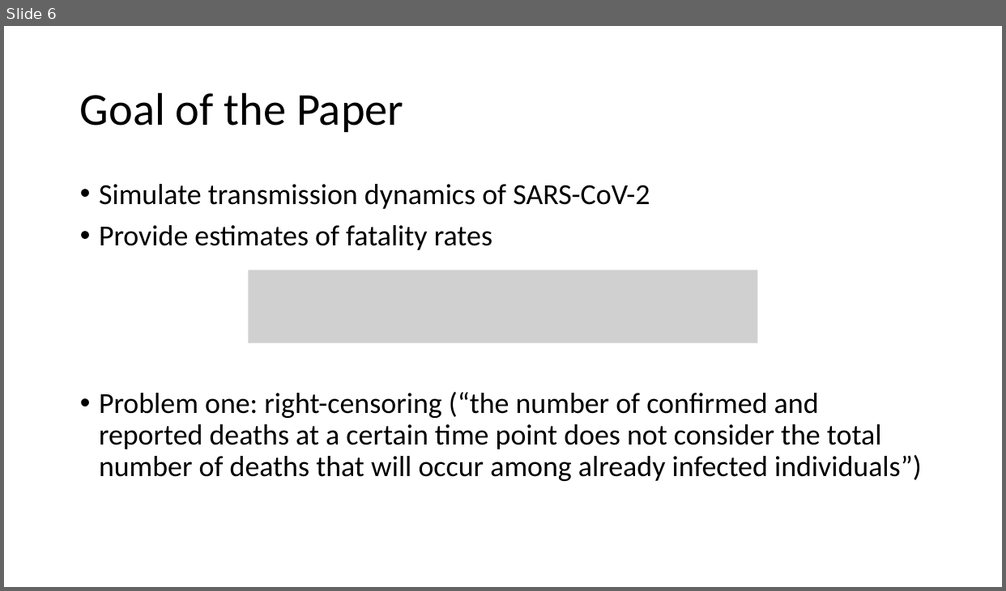
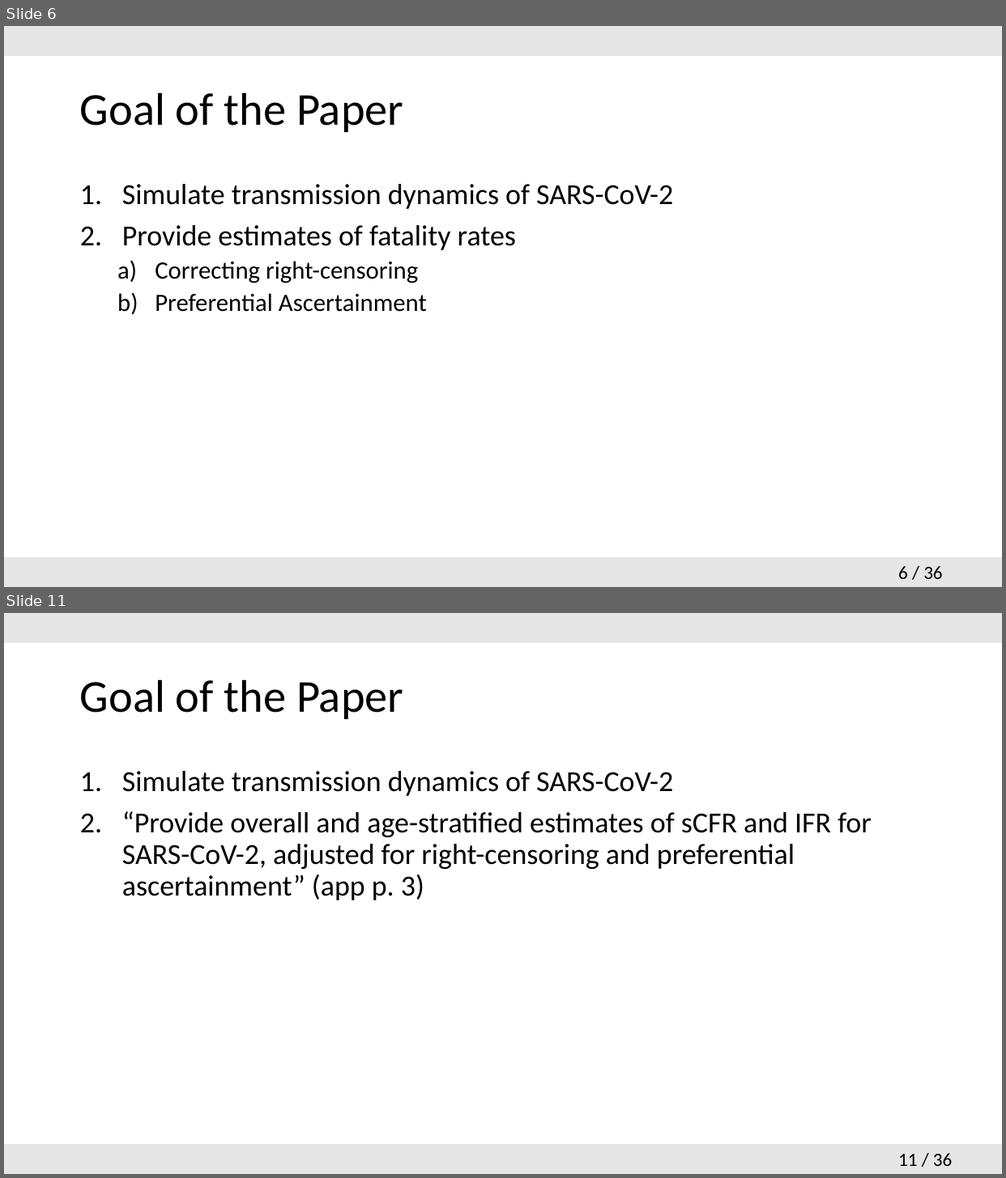
Before and after one commit to hsinyuku/Probablistic-modelling-, a slide deck: 2020-06-04_Presentation.pptx. Shown one above the other, each under a label of ours: slide 6 before the commit, slides 6 and 11 after it; the slides between them are not shown. The pictures are 1006x591 and 1006x1178 pixels, drawn with LibreOffice and Linux fonts; fonts in the diff are those of the drawing; grey boxes stand for pictures. Boxes give left, top, right and bottom in pixels: in the first picture for what was removed or moved away, otherwise in the second. Text is boxed around its words. In the diff, an @@ line names an element or a change of style, - is before the commit and + after.

Commit message:
uploading correct version of presentation

```diff
--- a/2020-06-04_Presentation.pptx
+++ b/2020-06-04_Presentation.pptx
@@ slide 11 added at <box>4,613,1002,1174</box>, background #FFFFFF; not listed: 3 template elements that a slide beside it also shows @@
@@ title added at <box>80,679,403,719</box>, 44 pt, text #000000 @@
+Goal of the Paper
@@ text added at <box>80,771,872,901</box>, 28 pt, text #000000 @@
+1. Simulate transmission dynamics of SARS-CoV-2
+2. “Provide overall and age-stratified estimates of sCFR and IFR for SARS-CoV-2, adjusted for right-censoring and preferential ascertainment” (app p. 3)
@@ slide 6 changed as well @@
@@ rectangle added at <box>4,26,1002,56</box>, fill #E7E6E6 @@
@@ text at <box>122,184,673,250</box>: bullet • to 1. @@
@@ text at <box>155,261,427,312</box>: text changed; size 28 to 24 pt @@
-• Problem one: right-censoring (“the number of confirmed and reported deaths at a certain time point does not consider the total number of deaths that will occur among already infected individuals”)
+  a) Correcting right-censoring
+  b) Preferential Ascertainment
@@ picture removed at <box>248,270,758,344</box> @@
@@ rectangle added at <box>4,557,1002,587</box>, fill #E7E6E6 @@
@@ page number added at <box>898,566,942,579</box>, 18 pt, text #000000 @@
+6 / 36
```
Also in this commit, not shown: 4 other slides changed, 30 other slides added, 4 slides removed.
